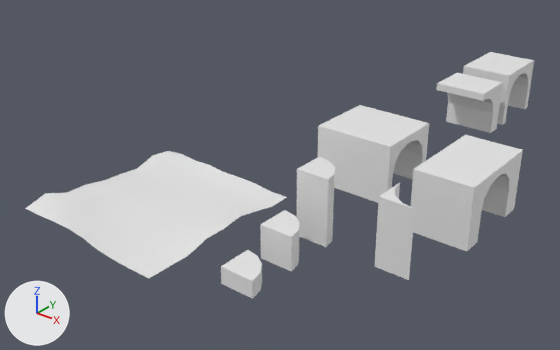
An edit to the Blender file Assets/Models/Map/BasePieces.blend, drawn before and after from the same camera.
Rendered twice from a 50 mm lens placed at (22.2, -26.1, 21.4), pointed at (-5.5, 8.5, -0.1). Arrows for +X, +Y and +Z are at lower left; the lights stay in place.

Before the edit, the objects in view are built like this:
```python
me_cube_004 = bpy.data.meshes.new('Cube.004')
me_cube_004.from_pydata(...)  # 16 vertices, 10 faces; spans x 0.0..2.0, y 0.0..2.0, z 0.0..1.0
me_cube_008 = bpy.data.meshes.new('Cube.008')
me_cube_008.from_pydata(...)  # 28 vertices, 16 faces; spans x -5.0..0.0, y 0.0..3.0, z 0.0..2.5
me_plane = bpy.data.meshes.new('Plane')
me_plane.from_pydata(...)  # 81 vertices, 64 faces; spans x -10.03..0.0, y -11.04..0.0, z 0.1..1.05
me_plane.polygons.foreach_set('use_smooth', [True] * 64)
ob_archwaymedium = bpy.data.objects.new('ArchWayMedium', me_cube_008)
ob_archwaymedium.location = (2.0, 9.0, 0.0)
ob_archwaymedium.scale = (1.0, 1.5, 1.5)
ob_curvedcubeshort = bpy.data.objects.new('CurvedCubeShort', me_cube_004)
ob_curvedcubeshort.location = (0.0, -3.0, 0.0)
ob_terrainplane1 = bpy.data.objects.new('TerrainPlane1', me_plane)
ob_terrainplane1.location = (-3.0, 6.0, 0.0)
# also in view: 'HalfArchBridge' at (0.2, 22.5, 1.8); 'ArchWayBridge' at (6.2, 10.2, 1.9); 'CurvedCube' at (1.0, 1.0, 1.0); 'ArchWayShort' at (0.3, 27.2, 1.9); 'CurvedCubeTall' at (1.0, 4.0, 2.0)
```
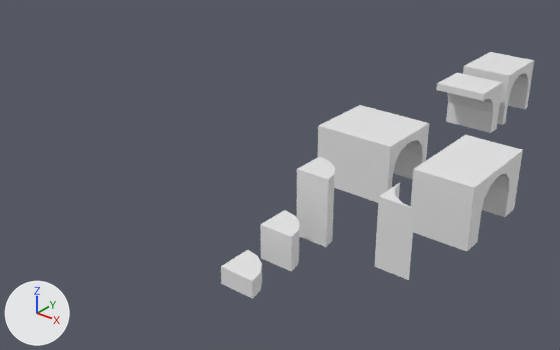
The edits, one by one:
Object 'TerrainPlane1' (ob_terrainplane1) is deleted.

Where the change shows, as pixel boxes (x1, y1, x2, y2) in the pictures (560 x 350 px):
'TerrainPlane1', deleted
    before: (25, 151, 287, 278)
